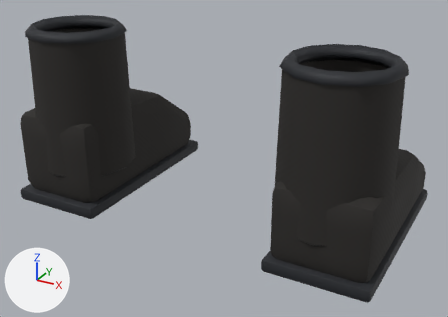
Before and after pictures for a commit that changed the glTF model art/armor/boots_scout.dispatcher.glb.
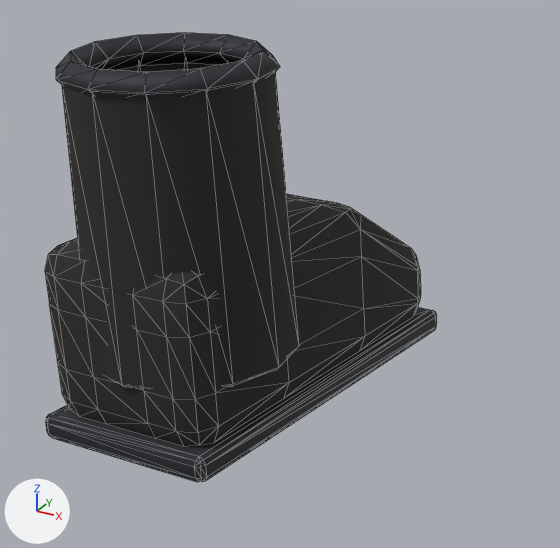
Each version is shown whole from a camera (50 mm lens) standing at (0.394, -0.627, 0.424) and looking at (0.011, 0.069, 0.076), then close up on the part from 0% to 57% of the width and 0% to 79% of the height. Every picture has the same lights, and +X, +Y and +Z are marked at lower left. The first two pictures are the older version. The close-ups show mesh edges as thin lines. Vertices at exactly the same position are counted once.

Names of what the first close-up shows: 'calf_l__shaft_l', 'foot_l__boot_l'.
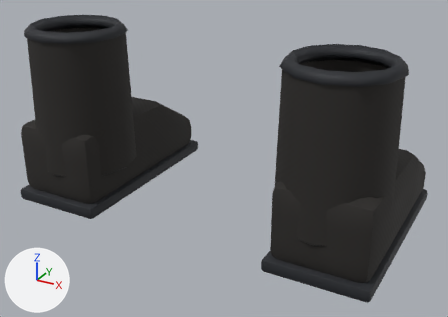
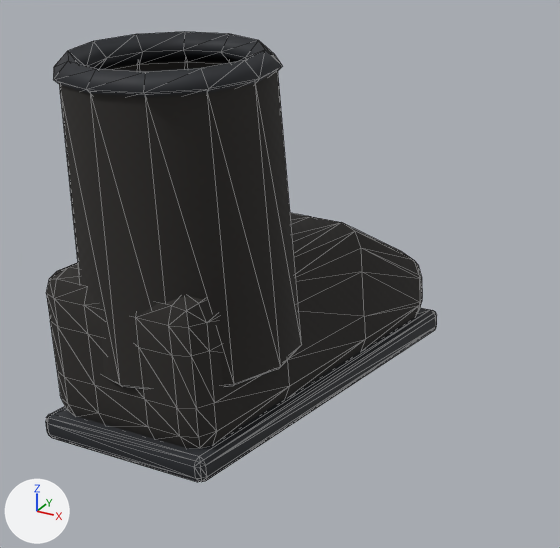
Pixel boxes (x1, y1, x2, y2) of what changed, in the close-ups (560 x 548 px; the box of a moved part takes in the faces that stretch with it):
'calf_l__shaft_l', rescaled
    before: (56, 32, 299, 389)
    after: (53, 31, 302, 389)
'foot_l__boot_l', reshaped (7% shorter)
    before: (45, 194, 437, 482)
    after: (46, 213, 437, 482)
part 2 of me_foot_l__boot_l, moved or reshaped
    before: (49, 194, 421, 446)
    after: (49, 213, 422, 449)
part 3 of me_foot_l__boot_l, surface changed
    before: (45, 250, 421, 380)
    after: (46, 260, 422, 402)

The change in detail:
me_calf_l__shaft_l is used by ob_calf_l__shaft_l; location (0.0, 0.0, 0.0).
me_calf_l__shaft_l had 144 vertices, 288 faces and spanned x -0.258..-0.118, y -0.054..0.086, z 0.054..0.254.
me_calf_l__shaft_l now has 144 vertices, 288 faces and spans x -0.261..-0.118, y -0.055..0.089, z 0.054..0.254.
me_calf_l__shaft_l part 1: the whole mesh is scaled about its middle by (1.02, 1.02, 1), then moved by (-0.001, 0.001, 0.0).
me_foot_l__boot_l is used by ob_foot_l__boot_l; location (0.0, 0.0, 0.0).
me_foot_l__boot_l had 220 vertices, 432 faces and spanned x -0.263..-0.129, y -0.056..0.233, z 0.0..0.137.
me_foot_l__boot_l now has 208 vertices, 408 faces and spans x -0.263..-0.129, y -0.056..0.233, z 0.0..0.119.
Part 2, on me_foot_l__boot_l:
19 vertices are removed from x -0.259..-0.133, y 0.116..0.15, z 0.113..0.133.
57 faces are deleted.
10 vertices in x -0.259..-0.133, y -0.05..0.227, z 0.05..0.054 move by (0.0, 0.0, -0.006).
10 vertices in x -0.259..-0.133, y -0.05..0.227, z 0.031 move by (0.0, 0.0, -0.003).
6 vertices in x -0.259..-0.133, y -0.05..0.135, z 0.092..0.095 move by (0.0, 0.0, -0.011).
3 vertices in x -0.241, y -0.05..0.227, z 0.031 move by (-0.002, 0.0, -0.003).
3 vertices in x -0.241, y -0.05..0.227, z 0.05..0.054 move by (-0.002, 0.0, -0.006).
3 vertices in x -0.151, y -0.05..0.227, z 0.031 move by (0.002, 0.0, -0.003).
106 vertices move from x -0.259..-0.133, y -0.05..0.227, z 0.012..0.137 to x -0.259..-0.133, y -0.05..0.227, z 0.012..0.119.
7 new vertices lie (0.0, 0.092, -0.004) away from vertices in x -0.259..-0.133, y 0.043, z 0.117..0.137.
33 new faces join them, mat_armor_boot.
me_foot_l__boot_l part 3: 125 kept faces spanning x -0.259..-0.133, y -0.05..0.227, z 0.028..0.115 get new texture (UV) coordinates.
